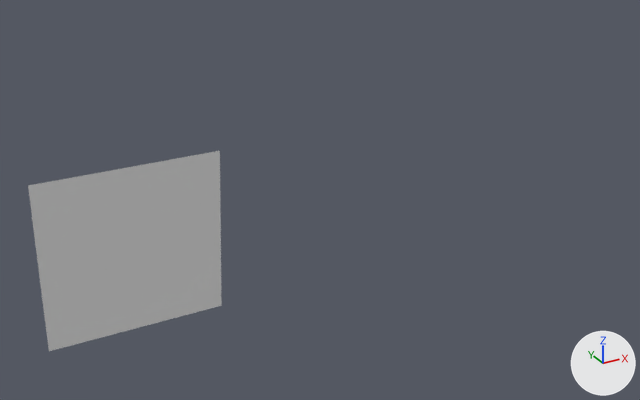
What one commit did to the COLLADA model CgTutorial/Document1.dae.
Before and after are seen from a 50 mm lens placed at (-2.35, -8.39, 4.31), pointed at (2.35, 0.15, 0.04). Lighting does not change. The marker at lower right points along +X, +Y and +Z. Where no turn or scale is listed for an object, it has been applied to the vertices.

The older version as bpy lines, for what is in view:
```python
me_plane = bpy.data.meshes.new('Plane')
me_plane.from_pydata(...)  # 81 vertices, 64 faces; spans x -1.0..1.0, y -0.09..0.09, z -1.0..1.0
me_plane.materials.append(mat_test1_material)  # white #e7e7e7
ob_node = bpy.data.objects.new('Node', me_plane)
ob_node.location = (0.0, 0.0, 0.0)
```
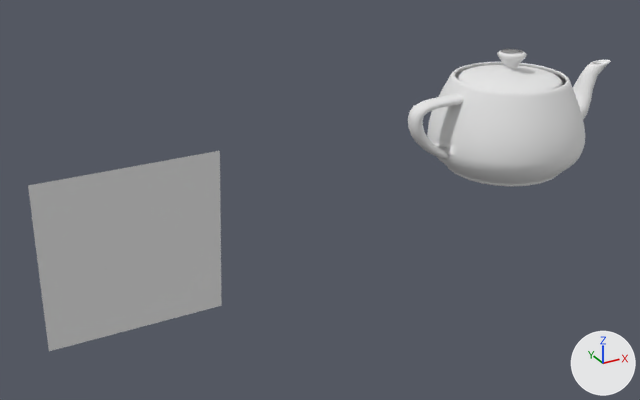
Where the change shows, as pixel boxes (x1, y1, x2, y2) in the pictures (640 x 400 px):
```json
{"object": "Teapot", "change": "added", "after": [408, 49, 611, 187]}
```

The change, as JSON lines over the scene's bpy script:
```json
{"op": "add", "block": "me_teapot", "code": ["me_teapot = bpy.data.meshes.new('Teapot')", "me_teapot.from_pydata(...)  # 1179 vertices, 1104 faces; spans x -1.5..1.71, y -1.0..1.0, z 0.0..1.58", "me_teapot.materials.append(mat_test1_material)  # white #e7e7e7"]}
{"op": "add", "block": "ob_teapot", "code": ["ob_teapot = bpy.data.objects.new('Teapot', me_teapot)", "ob_teapot.location = (5.0, 0.0, 0.0)"]}
```
